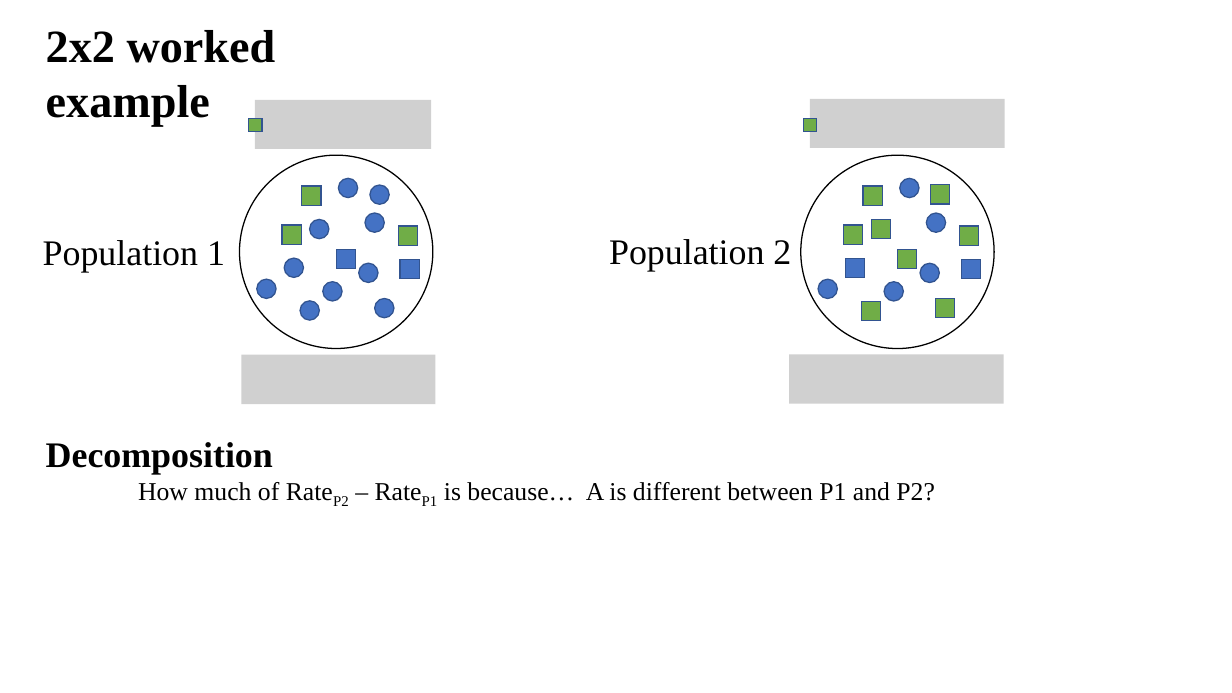
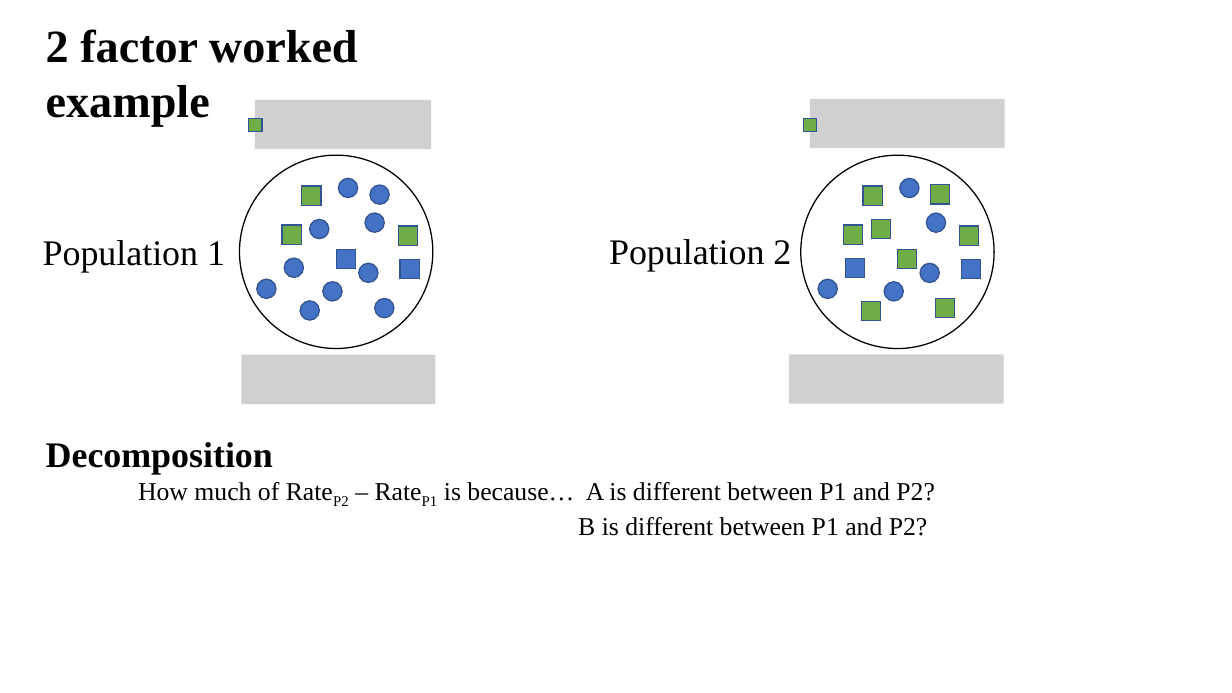
Before and after one commit to benmatthewsed/sgsss_std_decomp, a slide deck: slide 23 of pres1.pptx. Drawn at 1232x693 pixels with LibreOffice and Linux fonts; fonts in the diff are those of the drawing; grey boxes stand for pictures. Boxes give left, top, right and bottom in pixels: in the first picture for what was removed or moved away, otherwise in the second. Text is boxed around its words. In the diff, an @@ line names an element or a change of style, - is before the commit and + after.

```diff
--- a/pres1.pptx
+++ b/pres1.pptx
@@ text at (x1=46, y1=29, x2=358, y2=127): text changed @@
-2x2 worked example
+2 factor worked example
@@ text at (x1=138, y1=482, x2=935, y2=536): text changed @@
-How much of RateP2 – RateP1 is because… A is different between P1 and P2?
+How much of RateP2 – RateP1 is because… A is different between P1 and P2?
+B is different between P1 and P2?
```
Also in this commit, not shown: 11 other slides changed, 40 other files.
